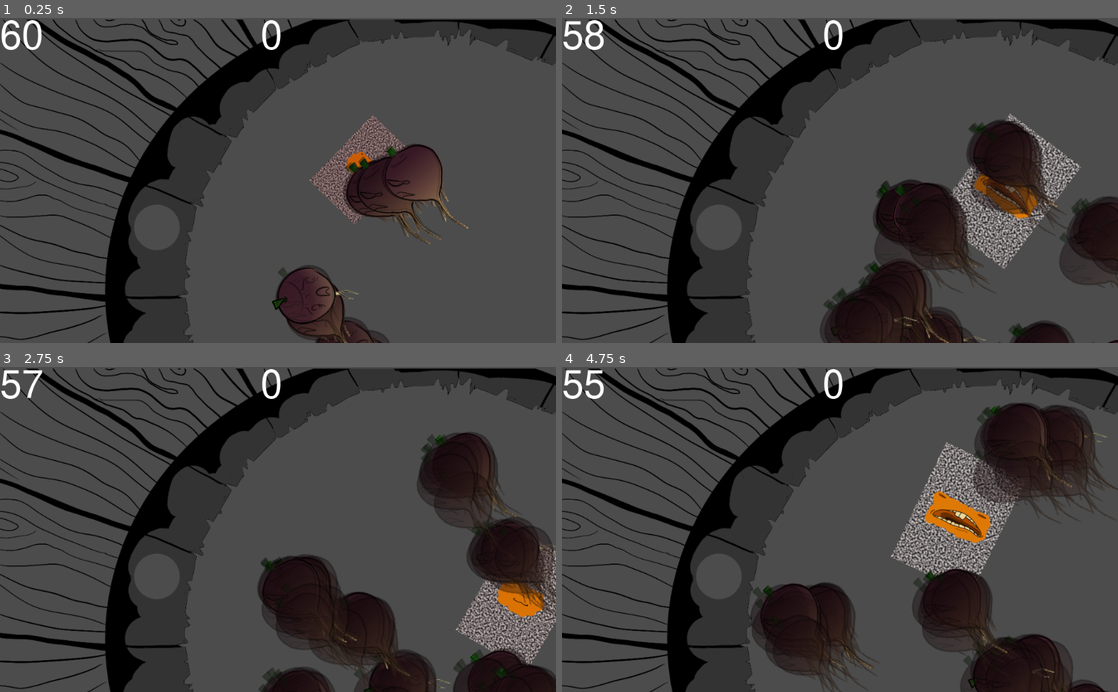
Above: before the commit, frames 1-4 (two rows, left to right).
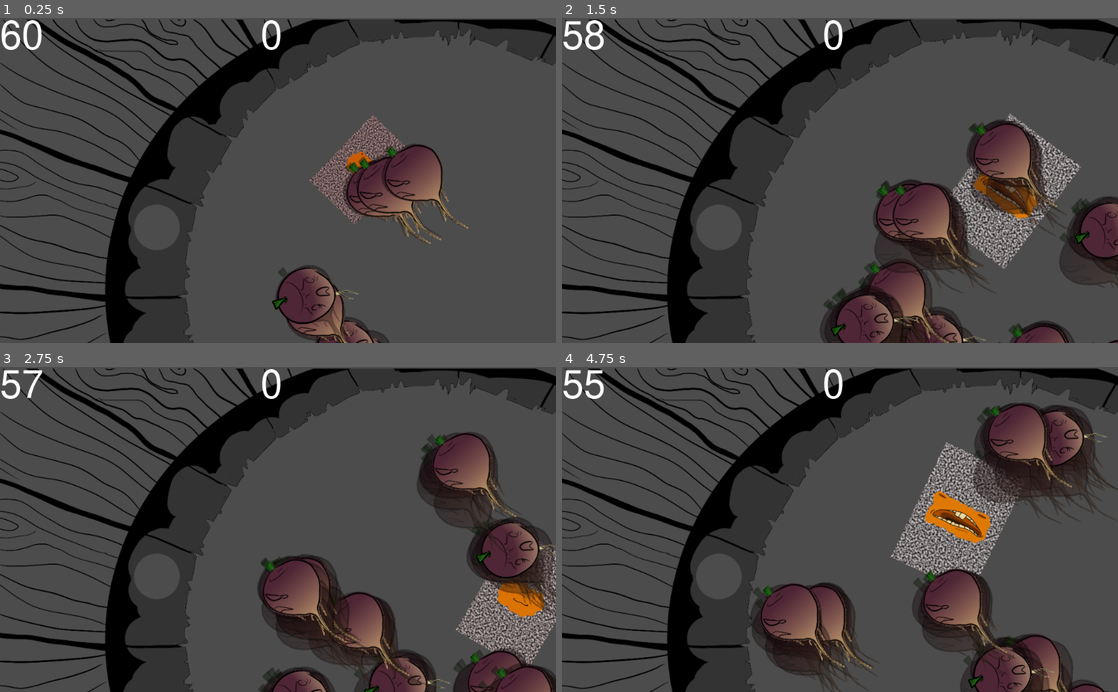
Above: after the commit, the same moments.

Repository: Nopey/carnival
Game: Godot game, scene res://Claw/Game.tscn
Same seed, same stepped clock (60 frames per second), same inputs: the game is played once before the commit and once after it.
Inputs:
- Up to frame 1 (0.25 s): no input
- Up to frame 2 (1.5 s): tap Enter (ui_accept) at 0.5, 0.77 s; hold Right (ui_right) 0.53-1.28 s; hold Down (ui_down) from 1.28 s (still down)
- Up to frame 3 (2.75 s): tap Enter (ui_accept) at 1.52 s; release Down (ui_down) at 2.03 s; hold Right (ui_right) from 2.03 s (still down)
- Up to frame 4 (4.75 s): release Right (ui_right) at 2.78 s; hold Up (ui_up) 2.78-3.53 s; tap Enter (ui_accept) at 3.02, 3.77, 4.52 s; hold Left (ui_left) from 3.53 s (still down)

The runs differ from the first frame. In frame 1, 3.3% of the frame differs, in the area x 49-84%, y 40-100%; in frame 2, 7.3%; in frame 3, 7.9%, in the area x 47-100%, y 20-100%; in frame 4, 7.8%.

Commit message:
Move turnip above particles

Diff:
--- a/Claw/Turnip.tscn
+++ b/Claw/Turnip.tscn
@@ -15,9 +15,6 @@
 script = ExtResource( 1 )
 flee_rate = 10.0
 turnip_arts = [ ExtResource( 2 ), ExtResource( 3 ) ]
-
-[node name="Sprite" type="Sprite" parent="."]
-texture = ExtResource( 2 )
 
 [node name="CollisionShape2D" type="CollisionShape2D" parent="."]
 shape = SubResource( 7 )
@@ -54,4 +51,8 @@
 spread = 180.0
 gravity = Vector2( 0, 40 )
 initial_velocity = 120.0
+
 [node name="VisibilityNotifier2D" type="VisibilityNotifier2D" parent="."]
+
+[node name="Sprite" type="Sprite" parent="."]
+texture = ExtResource( 2 )
